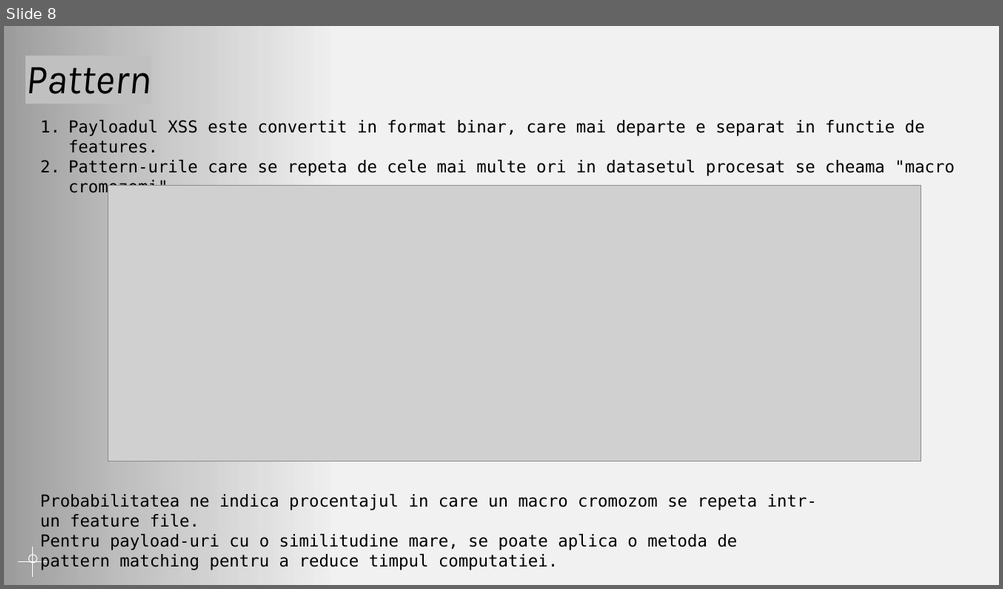
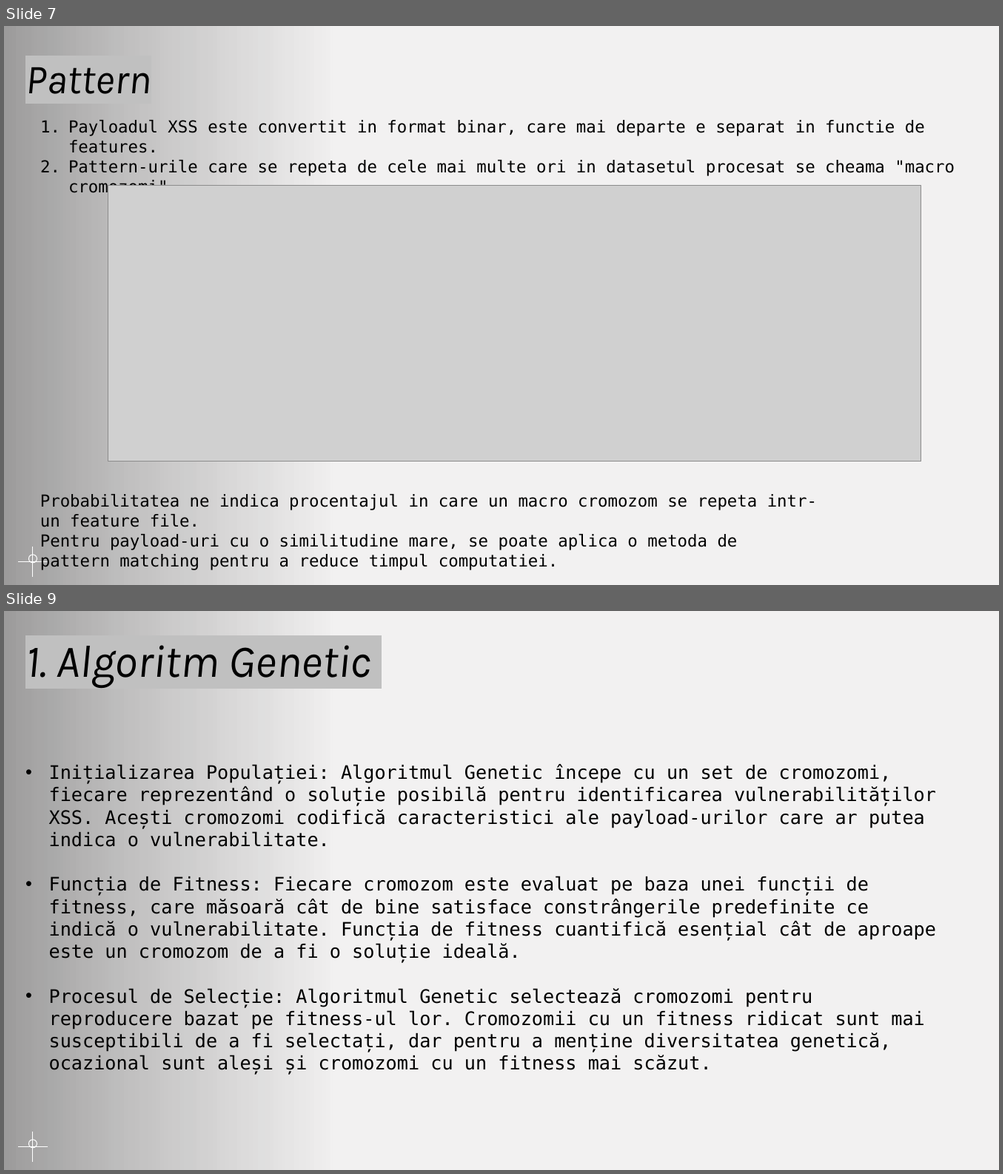
Before and after one commit to AntonioN09/ProiectTSS, a slide deck: Proiect_TSS.pptx. Shown one above the other, each under a label of ours: slide 8 before the commit, slides 7 and 9 after it; the slides between them are not shown. The pictures are 1003x589 and 1003x1174 pixels, drawn with LibreOffice and Linux fonts; fonts in the diff are those of the drawing; grey boxes stand for pictures; background and template pictures are left out. Boxes give left, top, right and bottom in pixels: in the first picture for what was removed or moved away, otherwise in the second. Text is boxed around its words. In the diff, an @@ line names an element or a change of style, - is before the commit and + after.

```diff
--- a/Proiect_TSS.pptx
+++ b/Proiect_TSS.pptx
@@ slide 9 added at <box>4,611,999,1170</box>, background picture (left out) @@
@@ rectangle added at <box>4,611,333,1170</box>, fill gradient #000000 @@
@@ title added at <box>25,645,372,688</box>, 44.1 pt, text #000000, italic @@
+1. Algoritm Genetic
@@ text added at <box>49,764,936,1074</box>, 18 pt, text #000000 @@
+• Inițializarea Populației: Algoritmul Genetic începe cu un set de cromozomi, fiecare reprezentând o soluție posibilă pentru identificarea vulnerabilităților XSS. Acești cromozomi codifică caracteristici ale payload-urilor care ar putea indica o vulnerabilitate.
+• Funcția de Fitness: Fiecare cromozom este evaluat pe baza unei funcții de fitness, care măsoară cât de bine satisface constrângerile predefinite ce indică o vulnerabilitate. Funcția de fitness cuantifică esențial cât de aproape este un cromozom de a fi o soluție ideală.
+• Procesul de Selecție: Algoritmul Genetic selectează cromozomi pentru reproducere bazat pe fitness-ul lor. Cromozomii cu un fitness ridicat sunt mai susceptibili de a fi selectați, dar pentru a menține diversitatea genetică, ocazional sunt aleși și cromozomi cu un fitness mai scăzut.
@@ ellipse added at <box>28,1140,37,1148</box>, outline #FFFFFF 0.75 pt @@
@@ line added from (33, 1162) to (33, 1133), #FFFFFF 0.75 pt @@
@@ line added from (18, 1147) to (47, 1147), #FFFFFF 0.75 pt @@
@@ what was slide 8 is now slide 7 @@
```
Also in this commit, not shown: 5 slides changed, 7 other slides added, 1 slide removed, 2 other files.
